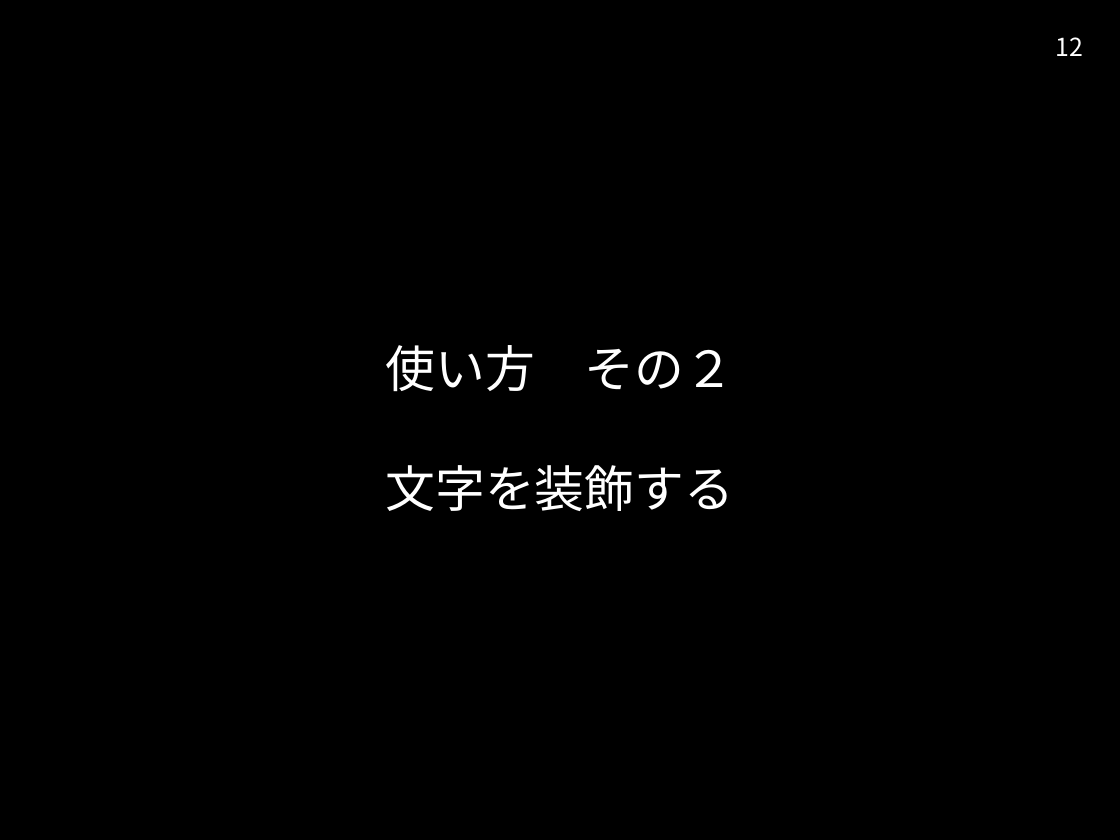
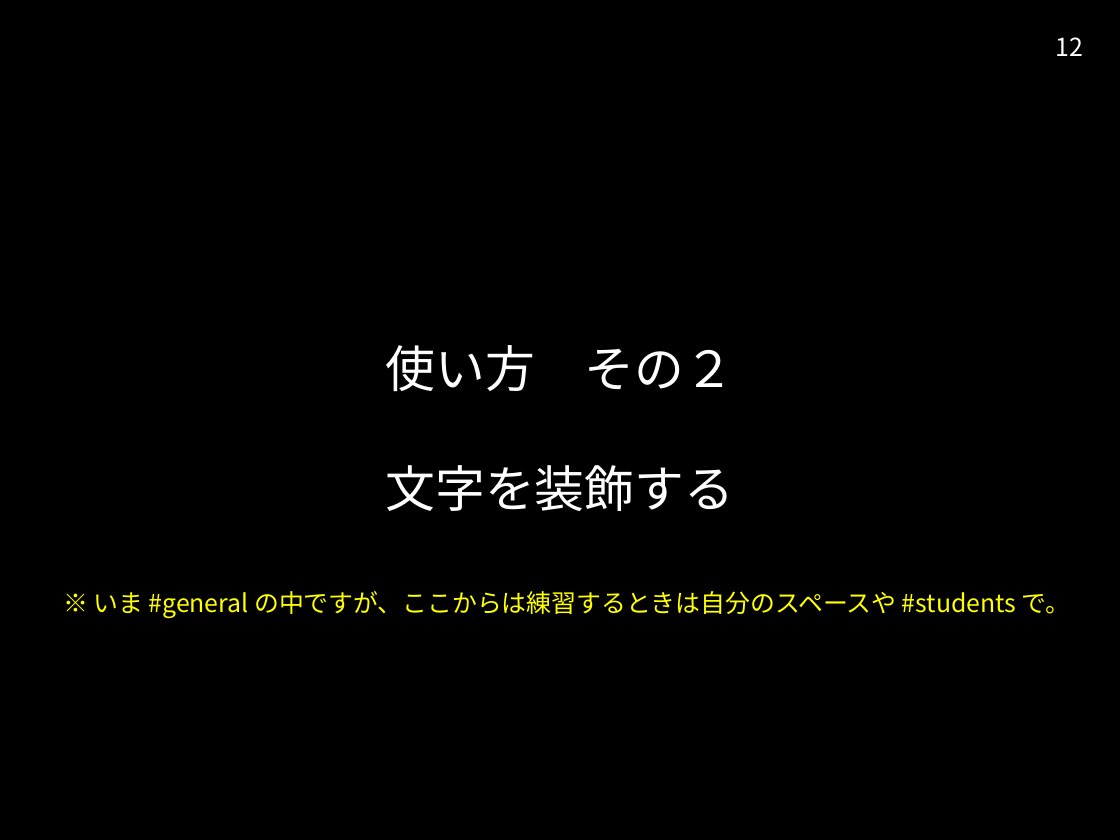
Before and after one commit to kottn/begin-slack, a slide deck: slide 12 of begin-slack.pptx. Drawn at 1120x840 pixels with LibreOffice and Linux fonts; fonts in the diff are those of the drawing. Boxes give left, top, right and bottom in pixels: in the first picture for what was removed or moved away, otherwise in the second. Text is boxed around its words. In the diff, an @@ line names an element or a change of style, - is before the commit and + after.

```diff
--- a/begin-slack.pptx
+++ b/begin-slack.pptx
@@ text added at (94,591,1071,618), 16 pt, text #FFFF00 @@
+※ いま #general の中ですが、ここからは練習するときは自分のスペースや #students で。
```
Also in this commit, not shown: 2 other slides changed, 1 other file.
